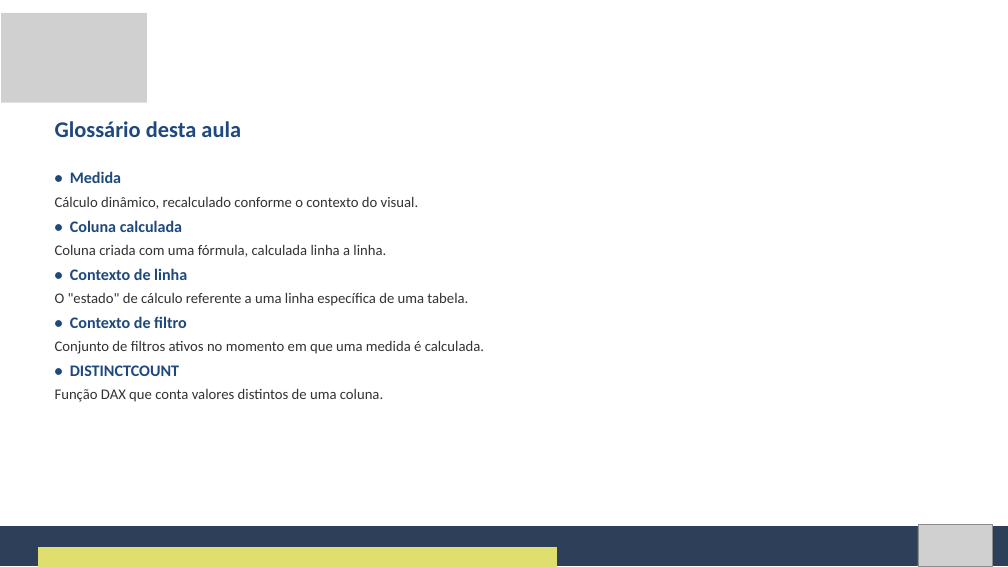
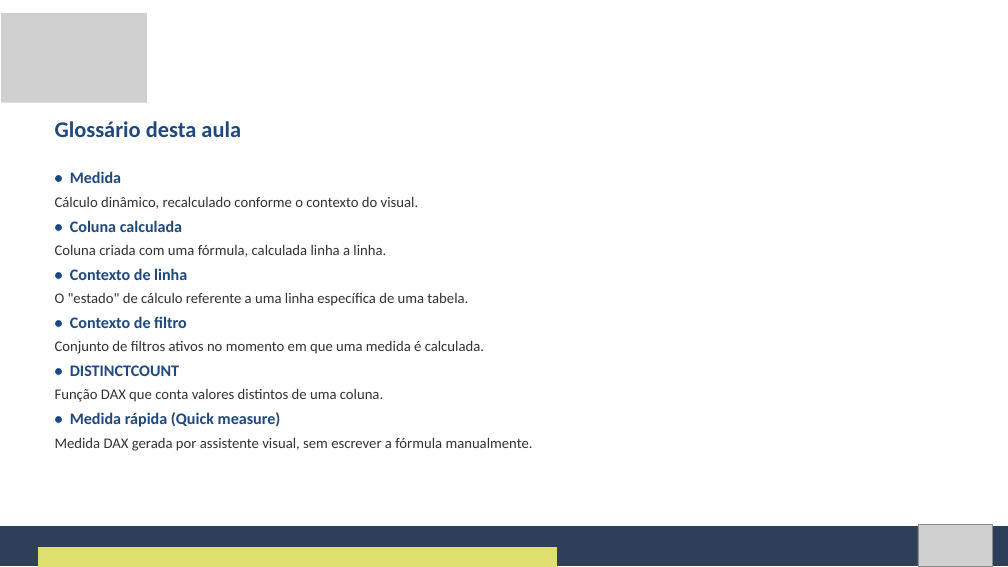
Before and after one commit to Natan20/Curso-PowerBI-Desktop-Material, a slide deck: slide 12 of Aula 06 - 16-09-2026/Aula 6 - Slides.pptx (slide 11 before the commit). Drawn at 1008x567 pixels with LibreOffice and Linux fonts; fonts in the diff are those of the drawing; grey boxes stand for pictures. Boxes give left, top, right and bottom in pixels: in the first picture for what was removed or moved away, otherwise in the second. Text is boxed around its words. In the diff, an @@ line names an element or a change of style, - is before the commit and + after.

Commit message:
Corrige lacunas de conteudo: previa de DAX na Aula 3, quick measures na Aula 6, VAR/RETURN na Aula 7, bookmarks/botoes na Aula 10 e Import x DirectQuery na Aula 13

```diff
--- a/Aula 06 - 16-09-2026/Aula 6 - Slides.pptx
+++ b/Aula 06 - 16-09-2026/Aula 6 - Slides.pptx
@@ text at <box>55,412,533,451</box>: paragraphs added @@
+• Medida rápida (Quick measure)
+Medida DAX gerada por assistente visual, sem escrever a fórmula manualmente.
```
Also in this commit, not shown: 3 other slides changed, 1 slide added, 4 other files.
